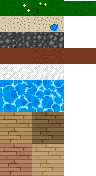
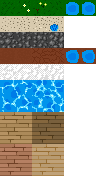
Layered file, before and after one edit (96px x 176px). Changes by layer:
renamed "Hintergrund" to "GroundAlive.png", painted on it over left=64, top=0, right=96, bottom=64
